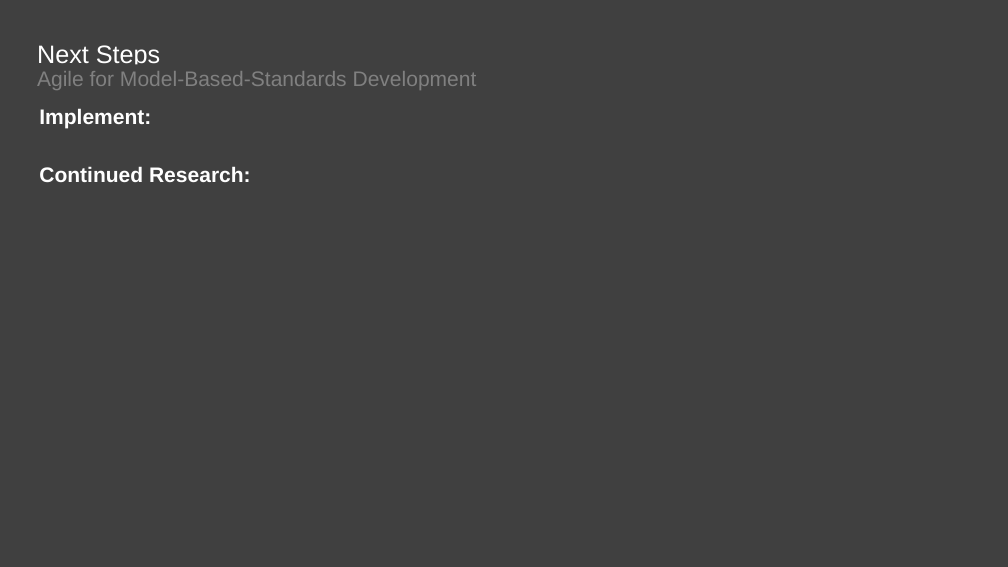
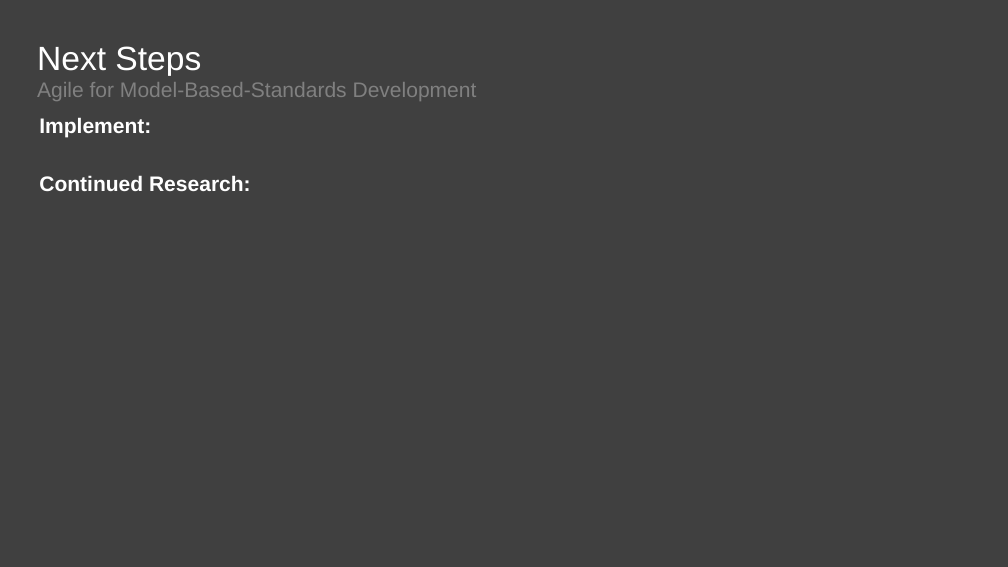
Before and after one commit to agile4mbsd/papers, a slide deck: slide 7 of 01 - Agile for Model-Based Standards Development/D - Presentations/PDES.Presentation.pptx. Drawn at 1008x567 pixels with LibreOffice and Linux fonts; fonts in the diff are those of the drawing; background and template pictures are left out. Boxes give left, top, right and bottom in pixels: in the first picture for what was removed or moved away, otherwise in the second. Text is boxed around its words. In the diff, an @@ line names an element or a change of style, - is before the commit and + after.

```diff
--- a/01 - Agile for Model-Based Standards Development/D - Presentations/PDES.Presentation.pptx
+++ b/01 - Agile for Model-Based Standards Development/D - Presentations/PDES.Presentation.pptx
@@ title "Next Steps" at (x1=37, y1=46, x2=201, y2=76): size 24 to 32 pt @@
@@ text "Agile for Model-Based-Standards Development" moved from (x1=37, y1=71, x2=477, y2=90) to (x1=37, y1=82, x2=477, y2=101) @@
@@ text "Implement:" moved from (x1=39, y1=108, x2=251, y2=182) to (x1=39, y1=117, x2=251, y2=191) @@
```
Also in this commit, not shown: 5 other slides changed, 1 other file.
